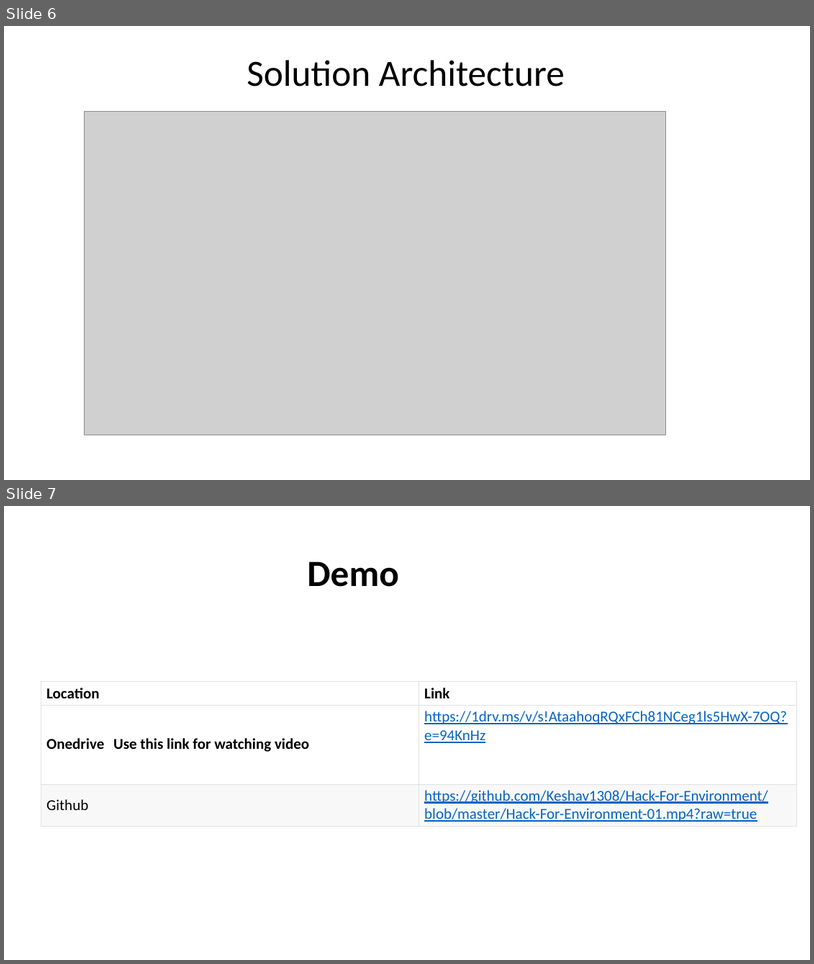
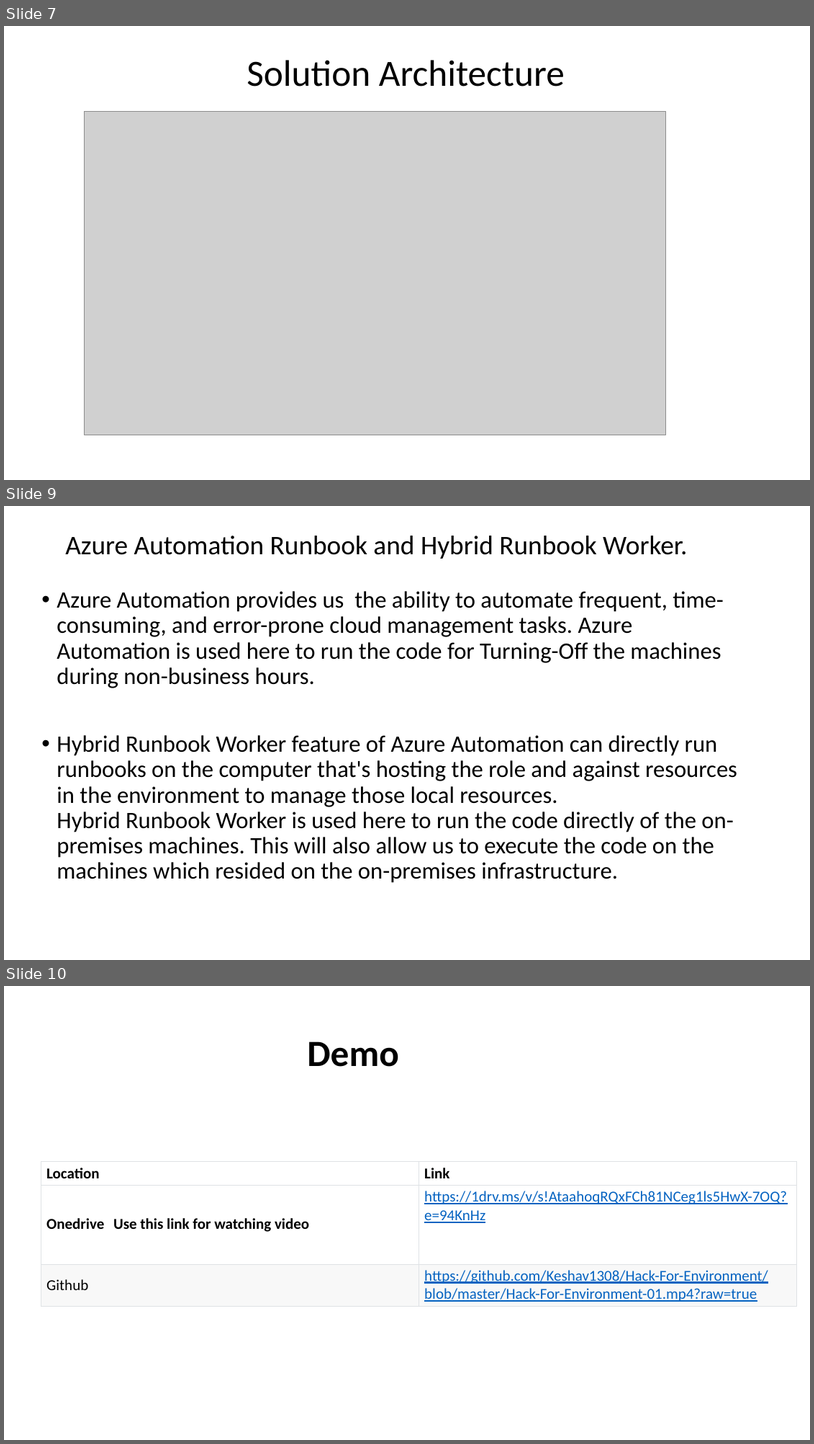
Before and after one commit to Keshav1308/Hack-For-Environment, a slide deck: Hack-For-Environment.pptx. Shown one above the other, each under a label of ours: slides 6 and 7 before the commit, slides 7, 9 and 10 after it; the slides between them are not shown. The pictures are 814x964 and 814x1444 pixels, drawn with LibreOffice and Linux fonts; fonts in the diff are those of the drawing; grey boxes stand for pictures. Boxes give left, top, right and bottom in pixels: in the first picture for what was removed or moved away, otherwise in the second. Text is boxed around its words. In the diff, an @@ line names an element or a change of style, - is before the commit and + after.

```diff
--- a/Hack-For-Environment.pptx
+++ b/Hack-For-Environment.pptx
@@ slide 9 added at (x1=4, y1=506, x2=810, y2=960), background #FFFFFF @@
@@ title added at (x1=65, y1=536, x2=687, y2=559), 32 pt, text #000000 @@
+Azure Automation Runbook and Hybrid Runbook Worker.
@@ text added at (x1=57, y1=591, x2=738, y2=883), 28 pt, text #000000 @@
+• Azure Automation provides us the ability to automate frequent, time-consuming, and error-prone cloud management tasks. Azure Automation is used here to run the code for Turning-Off the machines during non-business hours.
+• Hybrid Runbook Worker feature of Azure Automation can directly run runbooks on the computer that's hosting the role and against resources in the environment to manage those local resources.
+  Hybrid Runbook Worker is used here to run the code directly of the on-premises machines. This will also allow us to execute the code on the machines which resided on the on-premises infrastructure.
@@ what was slide 6 is now slide 7 @@
@@ what was slide 7 is now slide 10 @@
```
Also in this commit, not shown: 2 slides changed, 2 other slides added.
